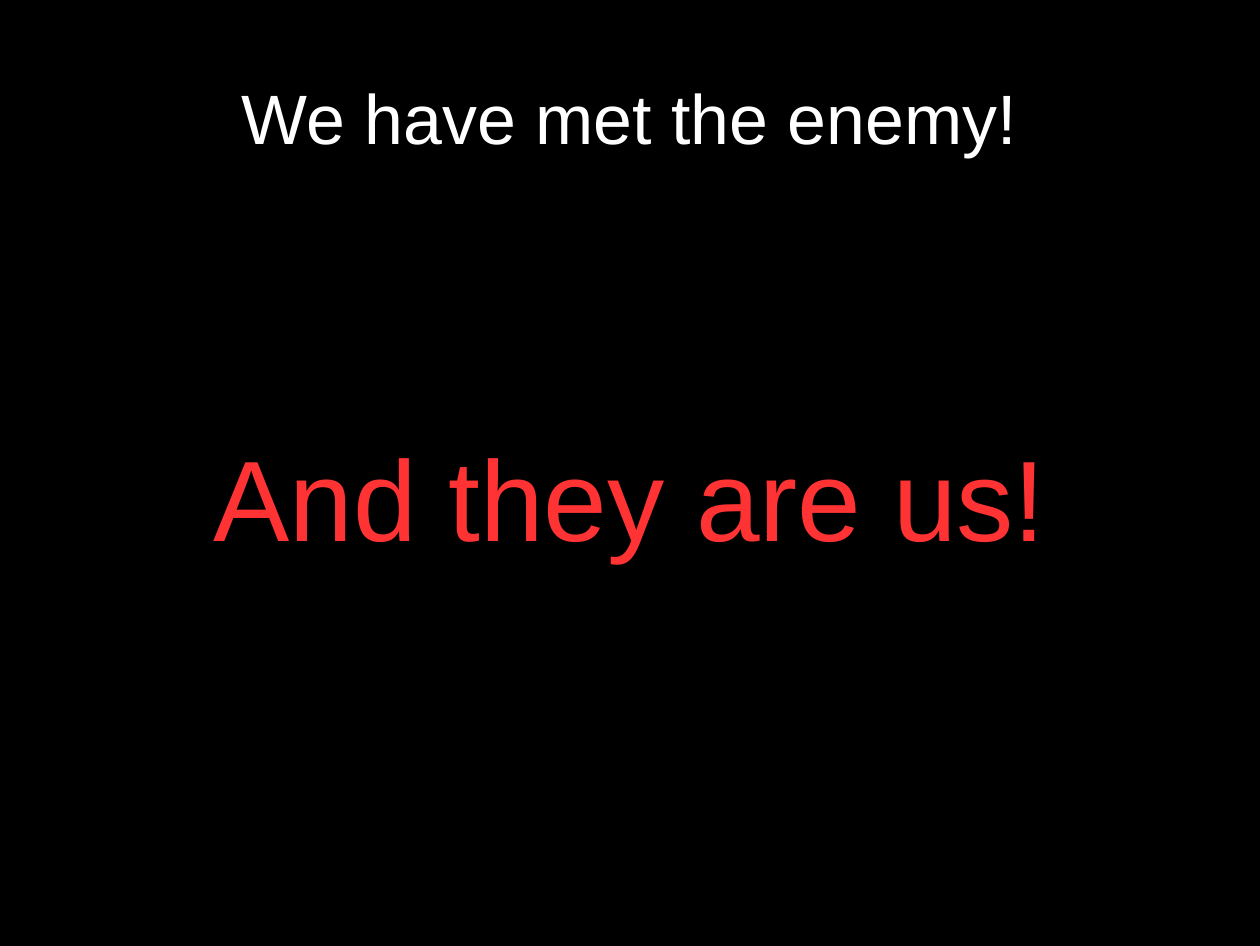
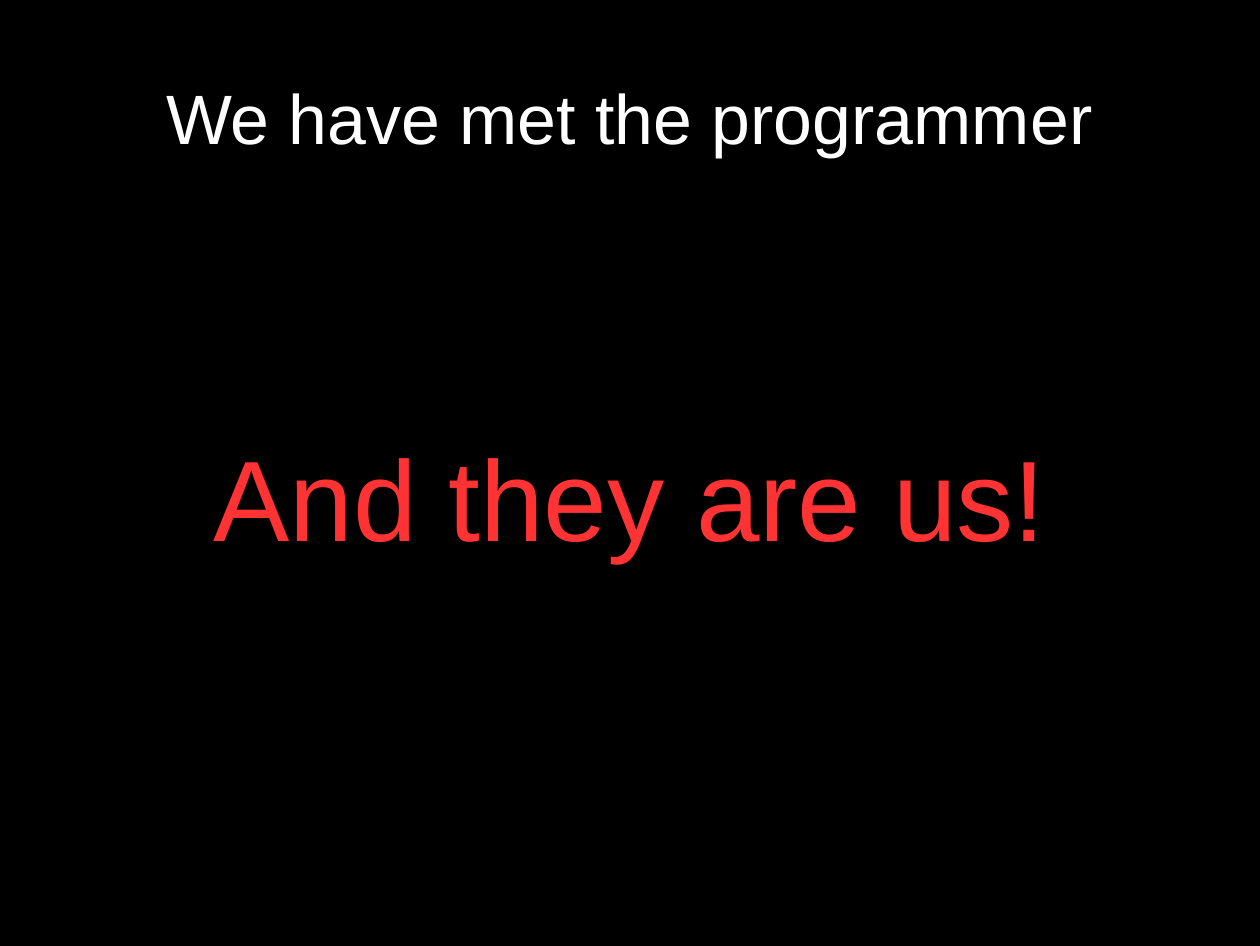
Before and after one commit to ChrisLynch42/presentations, a slide deck: slide 4 of codepalousa/legacy_code/coudepalousa.odp. Drawn at 1260x946 pixels with LibreOffice and Linux fonts; fonts in the diff are those of the drawing. Boxes give left, top, right and bottom in pixels: in the first picture for what was removed or moved away, otherwise in the second. Text is boxed around its words. In the diff, an @@ line names an element or a change of style, - is before the commit and + after.

```diff
--- a/codepalousa/legacy_code/coudepalousa.odp
+++ b/codepalousa/legacy_code/coudepalousa.odp
@@ title at (166, 93, 1092, 157): text changed @@
-We have met the enemy!
+We have met the programmer
```
Also in this commit, not shown: 6 other slides changed, 3 slides added, 8 slides removed.
